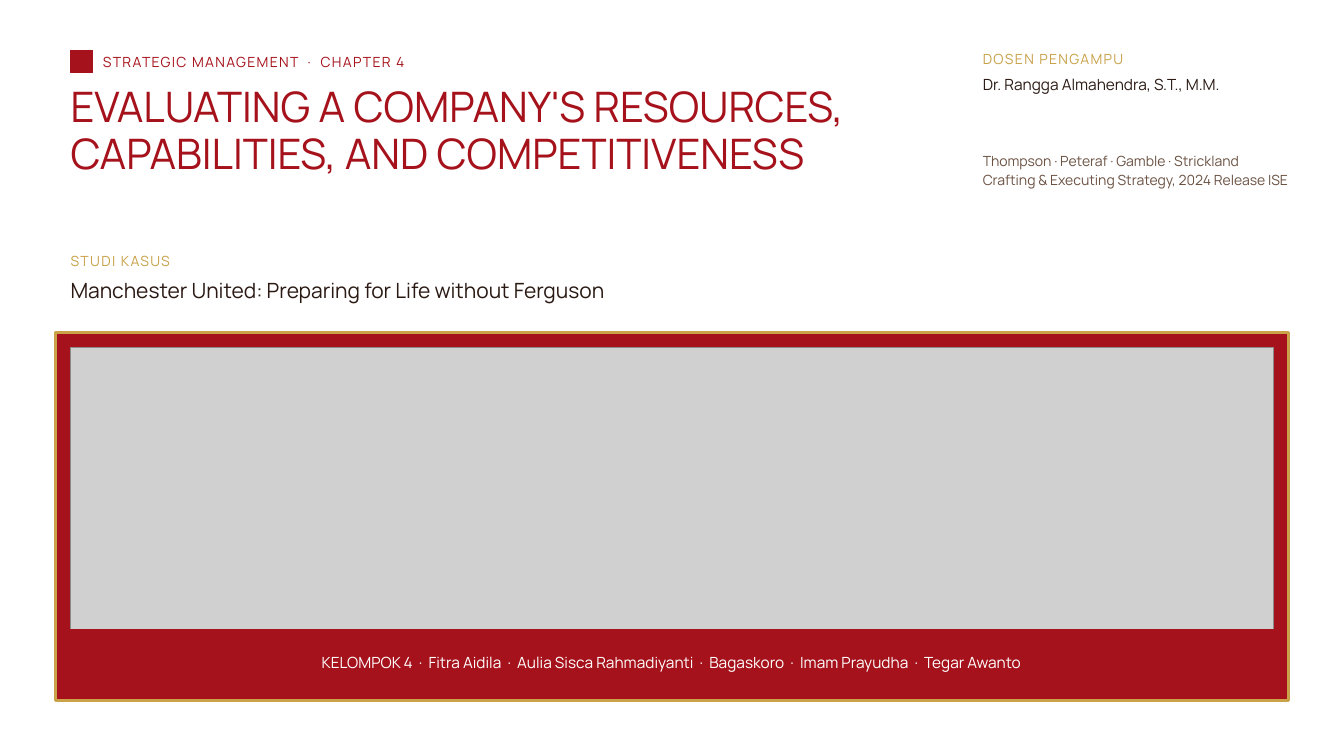
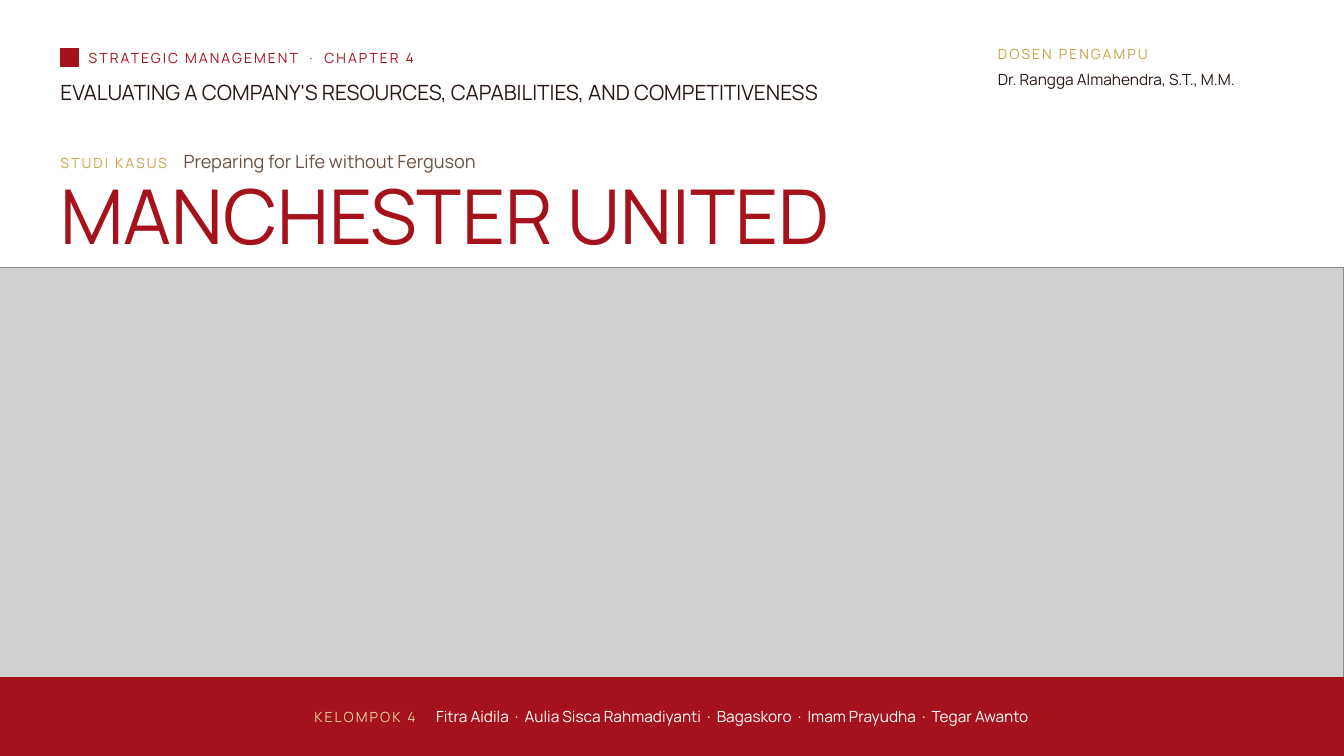
Before and after one commit to aslihabnuri/Dom-Manipulation, a slide deck: slide 1 of materi-strategic-management/presentasi/SMJKT_Group 4_Case Manchester United_tema cream.pptx. Drawn at 1344x756 pixels with LibreOffice and Linux fonts; fonts in the diff are those of the drawing; grey boxes stand for pictures; background and template pictures are left out. Boxes give left, top, right and bottom in pixels: in the first picture for what was removed or moved away, otherwise in the second. Text is boxed around its words. In the diff, an @@ line names an element or a change of style, - is before the commit and + after.

```diff
--- a/materi-strategic-management/presentasi/SMJKT_Group 4_Case Manchester United_tema cream.pptx
+++ b/materi-strategic-management/presentasi/SMJKT_Group 4_Case Manchester United_tema cream.pptx
@@ rectangle resized from (x1=71, y1=50, x2=93, y2=73) to (x1=60, y1=48, x2=79, y2=67) @@
@@ text "STRATEGIC MANAGEMENT · CHAPTER 4" at (x1=406, y1=53, x2=414, y2=63): letter spacing 1 to 1.5 pt @@
@@ text "STRATEGIC MANAGEMENT · CHAPTER 4" moved from (x1=103, y1=56, x2=404, y2=68) to (x1=406, y1=53, x2=414, y2=63) @@
@@ text "DOSEN PENGAMPU" moved from (x1=983, y1=53, x2=1123, y2=64) to (x1=998, y1=48, x2=1148, y2=59) @@
@@ text "DOSEN PENGAMPU" at (x1=998, y1=48, x2=1148, y2=59): letter spacing 1 to 1.5 pt @@
@@ text "EVALUATING A COMPANY'S RESOURCES, CAPABILITIES, ..." moved from (x1=71, y1=91, x2=844, y2=174) to (x1=60, y1=84, x2=818, y2=102) @@
@@ text "EVALUATING A COMPANY'S RESOURCES, CAPABILITIES, ..." at (x1=60, y1=84, x2=818, y2=102): size 30 to 15 pt, text colour #A6121B to #2B1A14; line spacing 0.92 to 1.05 @@
@@ text "Dr. Rangga Almahendra, S.T., M.M." moved from (x1=983, y1=78, x2=1220, y2=94) to (x1=998, y1=73, x2=1235, y2=89) @@
@@ text "STUDI KASUS Preparing for Life ..." at (x1=60, y1=154, x2=475, y2=173): vertical alignment top to middle @@
@@ text at (x1=60, y1=154, x2=475, y2=173): text changed; size 15 to 13 pt; text colour #2B1A14 to #6B5243 @@
-Manchester United: Preparing for Life without Ferguson
+STUDI KASUS Preparing for Life without Ferguson
@@ text removed at (x1=983, y1=155, x2=1288, y2=189) @@
-Thompson · Peteraf · Gamble · Strickland
-Crafting & Executing Strategy, 2024 Release ISE
@@ text added at (x1=60, y1=188, x2=829, y2=245), 54 pt, text #A6121B @@
+MANCHESTER UNITED
@@ picture resized from (x1=71, y1=348, x2=1273, y2=630) to (x1=0, y1=267, x2=1344, y2=756) @@
@@ text removed at (x1=71, y1=255, x2=170, y2=266) @@
-STUDI KASUS
@@ rectangle removed at (x1=55, y1=333, x2=1289, y2=701) @@
@@ rectangle resized from (x1=71, y1=630, x2=1273, y2=696) to (x1=0, y1=678, x2=1344, y2=756) @@
@@ text at (x1=314, y1=710, x2=1028, y2=726): text changed @@
-KELOMPOK 4 · Fitra Aidila · Aulia Sisca Rahmadiyanti · Bagaskoro · Imam Prayudha · Tegar Awanto
+KELOMPOK 4 Fitra Aidila · Aulia Sisca Rahmadiyanti · Bagaskoro · Imam Prayudha · Tegar Awanto
```
Also in this commit, not shown: 32 other slides changed, 8 other files.
